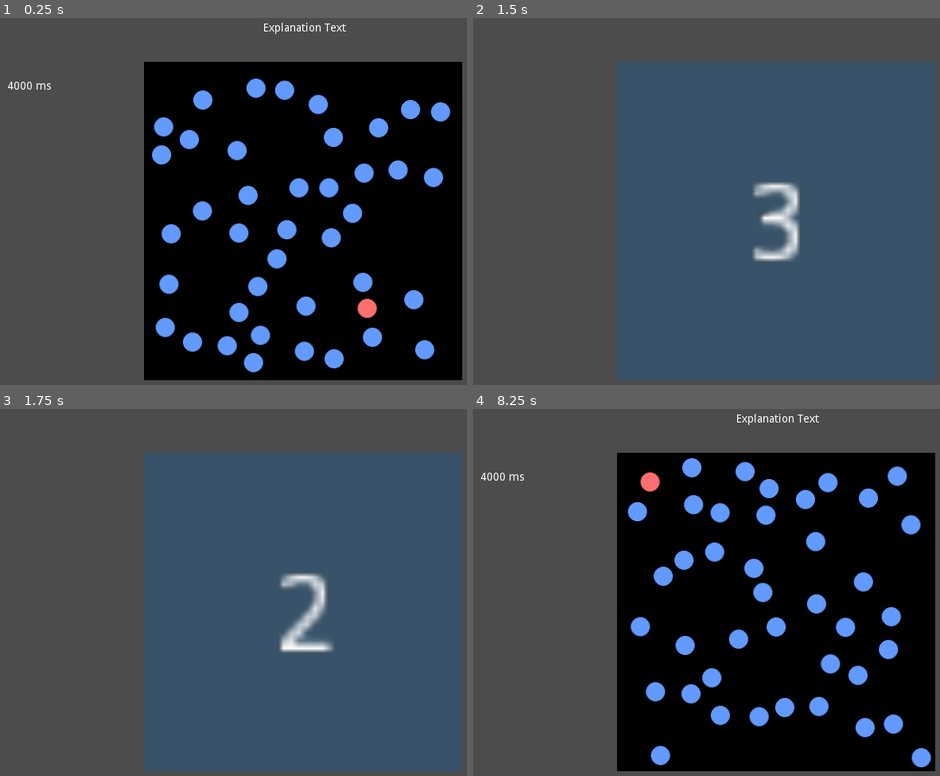
Above: before the commit, frames 1-4 (two rows, left to right).
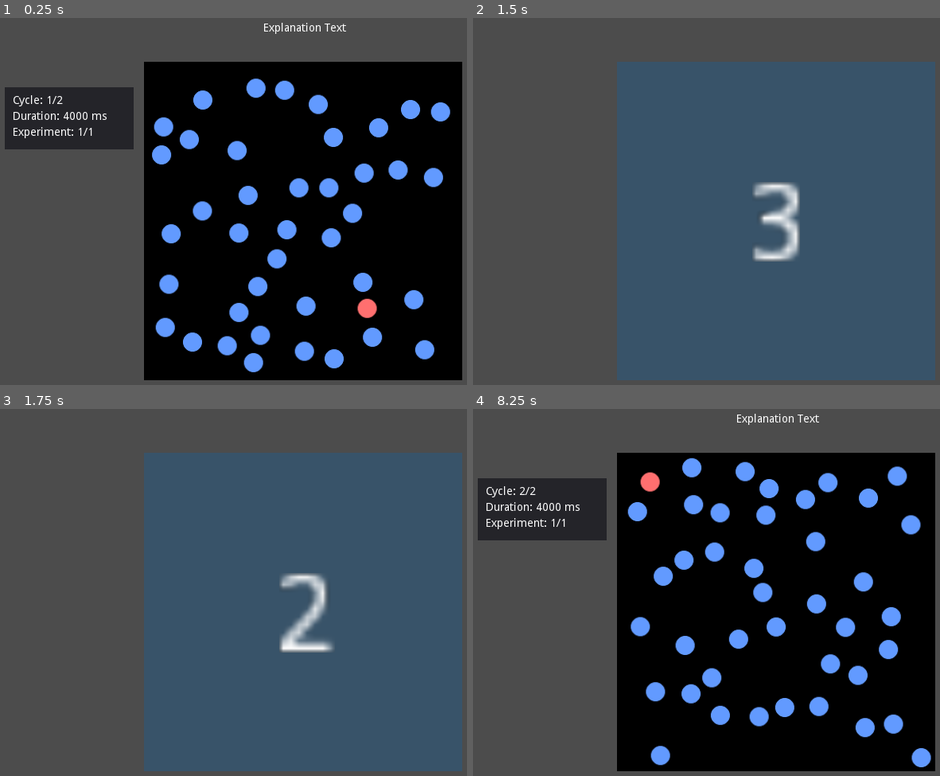
Above: after the commit, the same moments.

Repository: nevs-devs/preattentiv
Game: Godot game, scene res://Main.tscn
Same seed, same stepped clock (60 frames per second), same inputs: the game is played once before the commit and once after it.
Inputs:
- Up to frame 1 (0.25 s): no input
- Up to frame 2 (1.5 s): tap Enter (ui_accept) at 0.5, 0.77, 1.25 s
- Up to frame 3 (1.75 s): tap Enter (ui_accept) at 1.52 s
- Up to frame 4 (8.25 s): tap Enter (ui_accept) at 2, 3.02, 3.5, 3.77, 4.25, 4.52, 5, 6.02, 6.77, 7.52 s; click "Yes" at 8 s

The runs differ from the first frame. In frame 1, 4.6% of the frame differs, in the area x 1-29%, y 17-36%; in frame 2, nothing differs; in frame 3, nothing differs; in frame 4, 4.6%.

Commit message:
added info labels

Diff:
--- a/Explanation.tscn
+++ b/Explanation.tscn
@@ -12,11 +12,38 @@
 "_edit_use_anchors_": false
 }
 
-[node name="DurationLabel" type="Label" parent="."]
-margin_left = 28.0
-margin_top = 124.0
-margin_right = 68.0
-margin_bottom = 138.0
+[node name="InfoPanel" type="Panel" parent="."]
+margin_left = 25.0
+margin_top = 132.0
+margin_right = 187.0
+margin_bottom = 210.0
 __meta__ = {
 "_edit_use_anchors_": false
 }
+
+[node name="CycleLabel" type="Label" parent="InfoPanel"]
+margin_left = 10.0
+margin_top = 10.0
+margin_right = 110.0
+margin_bottom = 24.0
+text = "cycle"
+__meta__ = {
+"_edit_use_anchors_": false
+}
+
+[node name="DurationLabel" type="Label" parent="InfoPanel"]
+margin_left = 10.0
+margin_top = 30.0
+margin_right = 105.0
+margin_bottom = 44.0
+text = "duration"
+__meta__ = {
+"_edit_use_anchors_": false
+}
+
+[node name="ExperimentLabel" type="Label" parent="InfoPanel"]
+margin_left = 10.0
+margin_top = 50.0
+margin_right = 110.0
+margin_bottom = 64.0
+text = "experiment"
--- a/Main.gd
+++ b/Main.gd
@@ -1,4 +1,14 @@
 extends Node2D
+
+class Experiment:
+	var subject
+	var distractors
+	var count
+
+	func _init(subject, distractors, count):
+		self.subject = subject
+		self.distractors = distractors
+		self.count = count
 
 const COUNTDOWN_TIME = 3
 const NUM_CYCLES = 2
@@ -9,7 +19,7 @@
 const RESULT_MODE = 3
 
 const DURATIONS = [4.0, 2.0, 1.5, 1.0, 0.75, 0.5, 0.375, 0.25, 0.125, 0.075]
-const EXPERIMENTS = ["experiment1"]
+var EXPERIMENTS = []
 
 var mode = EXPLANATION_MODE
 var time_counter = 0
@@ -22,11 +32,19 @@
 var duration_index = 0
 var cycle_index = 0
 
+func setup_experiments():
+	EXPERIMENTS = [
+		Experiment.new("red_circle", ["blue_circle"], 40)
+	]
+
 func _ready():
+	setup_experiments()
 	start_explanation()
 
 func start_explanation():
-	$"Explanation/DurationLabel".text = str(int(1000*DURATIONS[duration_index])) + " ms"
+	$"Explanation/InfoPanel/DurationLabel".text = "Duration: " + str(int(1000*DURATIONS[duration_index])) + " ms"
+	$"Explanation/InfoPanel/CycleLabel".text = "Cycle: " + str(cycle_index + 1) + "/" + str(NUM_CYCLES)
+	$"Explanation/InfoPanel/ExperimentLabel".text = "Experiment: " + str(experiment_index + 1) + "/" + str(len(EXPERIMENTS))
 	$"Show".visible = true
 	$"Countdown".visible = false
 	$"Explanation".visible = true
